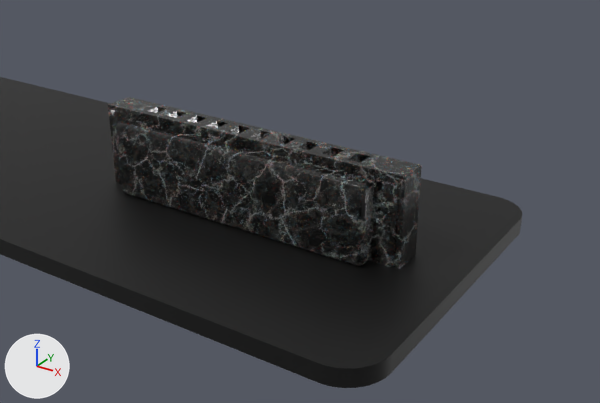
Two versions of the Blender file harmonicaOnTray.blend, one commit apart.
Rendered twice from a camera (50 mm lens) standing at (7.58, -6.88, 4.26) and looking at (3.12, -0.11, 0.49). Lighting does not change. The marker at lower left points along +X, +Y and +Z.

Before the edit, the objects in view are built like this:
```python
me_cube = bpy.data.meshes.new('Cube')
me_cube.from_pydata(...)  # 1032 vertices, 518 faces; spans x -5.0..5.0, y -2.0..2.0, z -0.1..0.1
me_cube.materials.append(mat_tabletray)  # black #000000
me_harmonica = bpy.data.meshes.new('harmonica')
me_harmonica.from_pydata(...)  # 13657 vertices, 28252 faces; spans x -9.9..0.0, y -1.45..0.57, z 0.0..2.77
me_harmonica.polygons.foreach_set('use_smooth', [True] * 28252)
me_harmonica.materials.append(mat_black_marble)
ob_cube = bpy.data.objects.new('Cube', me_cube)
ob_cube.location = (0.0, 0.0, 0.0)
ob_harmonica = bpy.data.objects.new('harmonica', me_harmonica)
ob_harmonica.location = (4.385, 0.152, 0.0)
ob_harmonica.scale = (0.4, 0.4, 0.4)
```
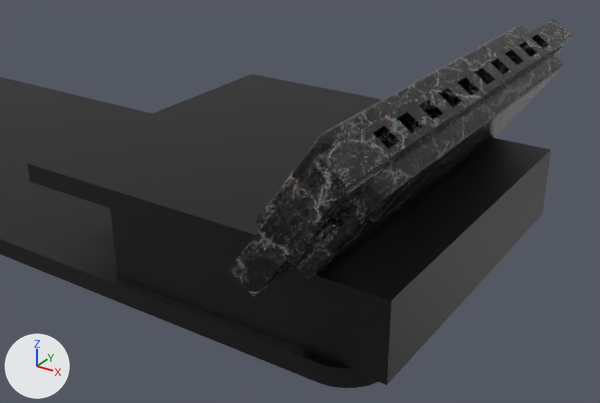
Changed parts and their boxes [x1, y1, x2, y2] in the pictures (600 x 403 px):
```json
{"object": "harmonica", "change": "moved, turned, rescaled", "before": [108, 97, 422, 269], "after": [229, 18, 572, 297]}
{"object": "Cube.001", "change": "added", "after": [110, 138, 551, 385], "on screen": "black"}
{"object": "Cube.002", "change": "added", "after": [27, 74, 383, 251], "on screen": "black"}
{"object": "Cube", "change": "unchanged, covered by the edit", "before": [0, 77, 522, 388], "after": [0, 77, 378, 388]}
```

The change, as JSON lines over the scene's bpy script:
```json
{"op": "add", "block": "mat_tabletray_001", "code": ["mat_tabletray_001 = principled_material('TableTray.001')", "mat_tabletray_001.base_color = (0.0, 0.0, 0.0)  # black #000000"]}
{"op": "add", "block": "me_cube_001", "code": ["me_cube_001 = bpy.data.meshes.new('Cube.001')", "me_cube_001.from_pydata(...)  # a box spanning x -1.0..1.0, y -1.0..1.0, z -1.0..1.0", "me_cube_001.materials.append(mat_tabletray_001)  # black #000000"]}
{"op": "set", "path": "ob_harmonica.location", "old": "(4.385, 0.152, 0.0)", "new": "(4.251, -2.472, 0.883)"}
{"op": "set", "path": "ob_harmonica.rotation_euler", "old": "(0.0, 0.0, 0.0)", "new": "(-0.616, 0.0, 4.712)", "note": "degrees (0, 0, 0) -> degrees (-35, 0, 270)"}
{"op": "set", "path": "ob_harmonica.scale", "old": "(0.4, 0.4, 0.4)", "new": "(0.5, 0.33, 0.5)"}
{"op": "add", "block": "ob_cube_001", "code": ["ob_cube_001 = bpy.data.objects.new('Cube.001', me_cube_001)", "ob_cube_001.location = (3.645, -0.008, 0.468)", "ob_cube_001.scale = (1.5, 1.9, 0.4)"]}
{"op": "add", "block": "ob_cube_002", "code": ["ob_cube_002 = bpy.data.objects.new('Cube.002', me_cube_001.copy())", "ob_cube_002.location = (2.512, -0.008, 0.969)", "ob_cube_002.scale = (1.5, 1.9, 0.1)"]}
```
